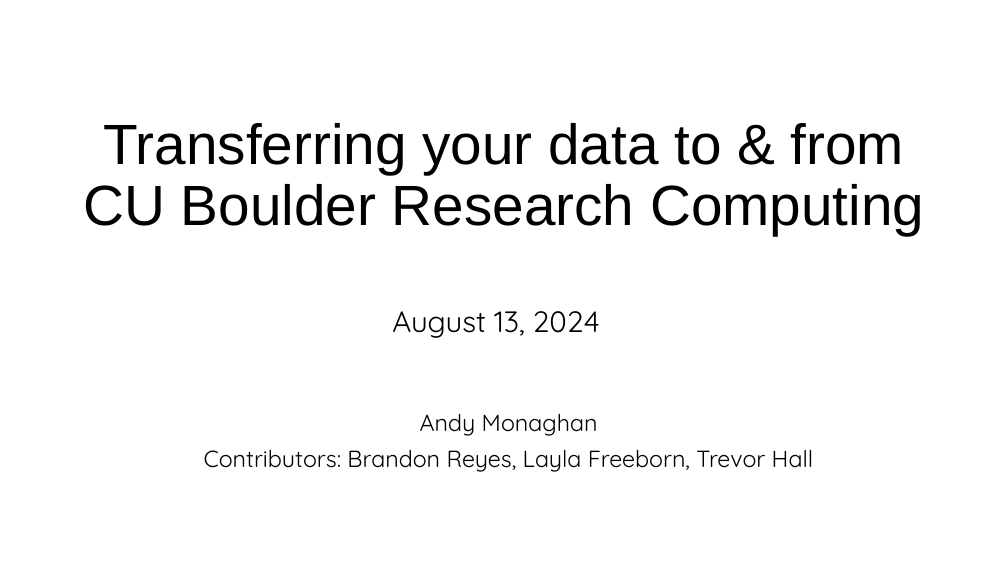
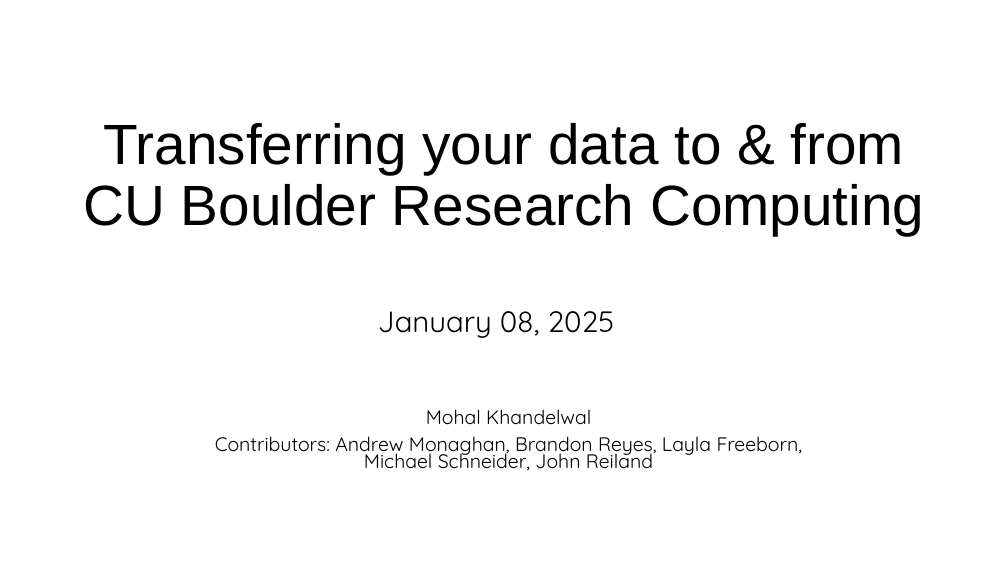
Before and after one commit to mohalkh5/hpc_fundamentals_micro_credential, a slide deck: slide 1 of transferring_data/File_transfer.pptx. Drawn at 1008x567 pixels with LibreOffice and Linux fonts; fonts in the diff are those of the drawing; background and template pictures are left out. Boxes give left, top, right and bottom in pixels: in the first picture for what was removed or moved away, otherwise in the second. Text is boxed around its words. In the diff, an @@ line names an element or a change of style, - is before the commit and + after.

Commit message:
Updating File_Transfer.pdf and File_Transfer.pptx
Updates made:
 - updated the date
 - added UST slide
 - fixed 2 links for RTD

```diff
--- a/transferring_data/File_transfer.pptx
+++ b/transferring_data/File_transfer.pptx
@@ text at <box>378,311,615,338</box>: text changed @@
-August 13, 2024
+January 08, 2025
@@ subtitle at <box>215,409,803,471</box>: text changed; size 22.2 to 18.6 pt @@
-Andy Monaghan
-Contributors: Brandon Reyes, Layla Freeborn, Trevor Hall
+Mohal Khandelwal
+Contributors: Andrew Monaghan, Brandon Reyes, Layla Freeborn, Michael Schneider, John Reiland
```
Also in this commit, not shown: 19 other slides changed, 1 slide added, 1 other file.
